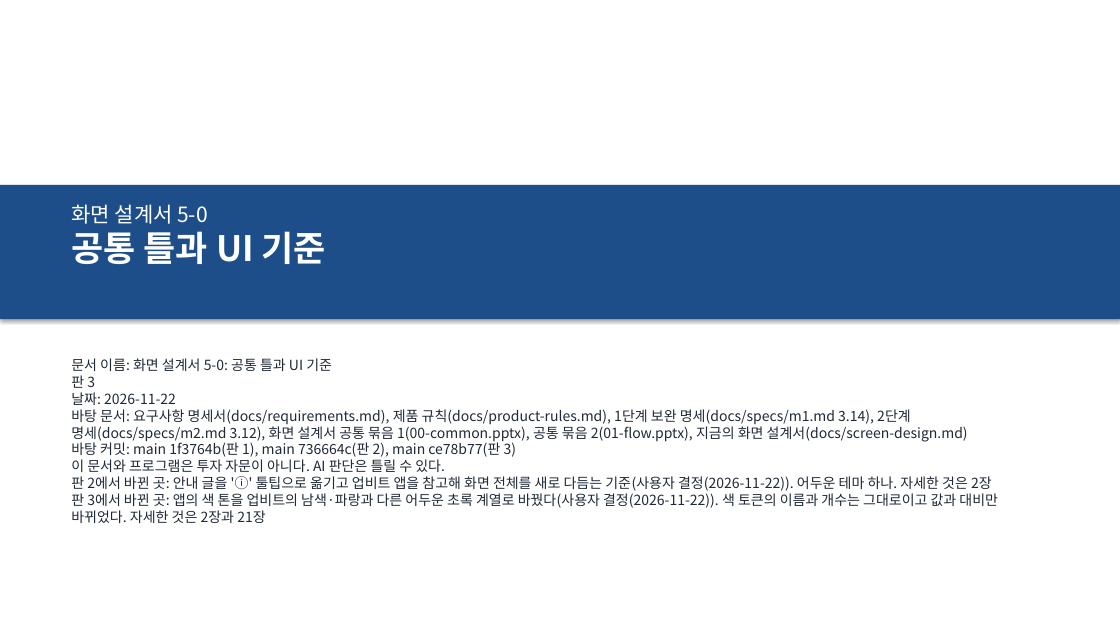
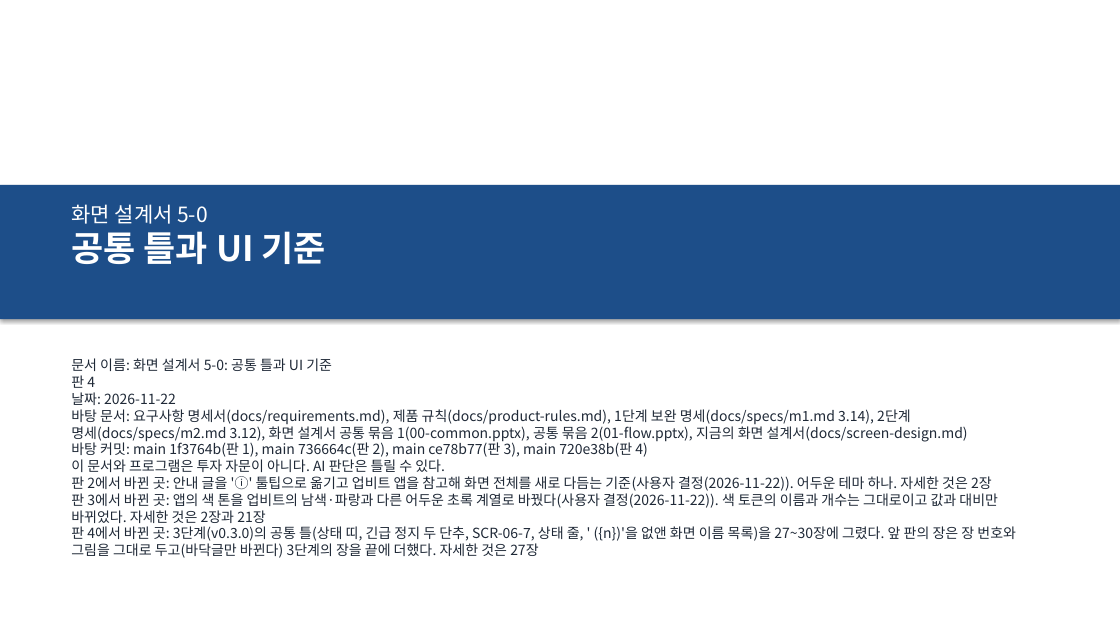
Before and after one commit to khy920723/coin-report-trader, a slide deck: slide 1 of docs/screen-design/02-ui-common.pptx. Drawn at 1120x630 pixels with LibreOffice and Linux fonts; fonts in the diff are those of the drawing. Boxes give left, top, right and bottom in pixels: in the first picture for what was removed or moved away, otherwise in the second. Text is boxed around its words. In the diff, an @@ line names an element or a change of style, - is before the commit and + after.

```diff
--- a/docs/screen-design/02-ui-common.pptx
+++ b/docs/screen-design/02-ui-common.pptx
@@ text at [71, 375, 95, 388]: text changed @@
-판 3
+판 4
@@ text at [71, 441, 647, 457]: text changed @@
-바탕 커밋: main 1f3764b(판 1), main 736664c(판 2), main ce78b77(판 3)
+바탕 커밋: main 1f3764b(판 1), main 736664c(판 2), main ce78b77(판 3), main 720e38b(판 4)
@@ text at [71, 526, 1016, 558]: paragraph added @@
+판 4에서 바뀐 곳: 3단계(v0.3.0)의 공통 틀(상태 띠, 긴급 정지 두 단추, SCR-06-7, 상태 줄, ' ({n})'을 없앤 화면 이름 목록)을 27~30장에 그렸다. 앞 판의 장은 장 번호와 그림을 그대로 두고(바닥글만 바뀐다) 3단계의 장을 끝에 더했다. 자세한 것은 27장
```
Also in this commit, not shown: 25 other slides changed, 4 slides added, 8 other files.
